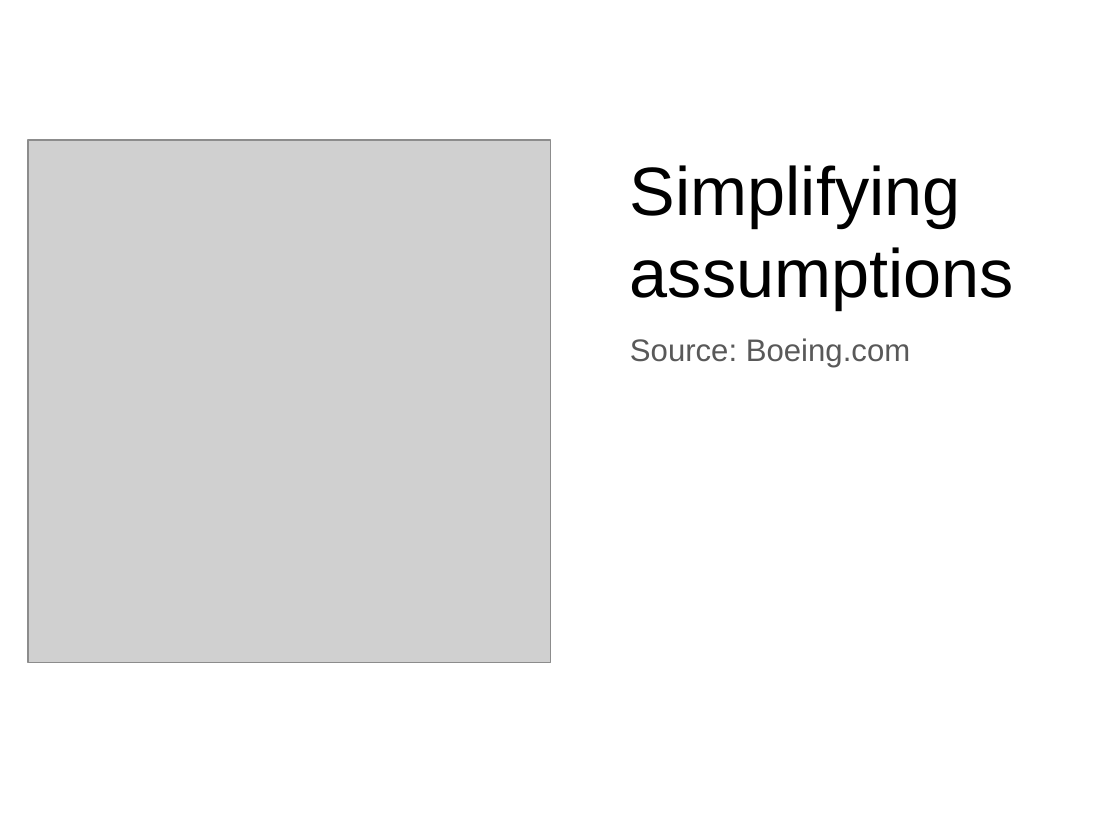
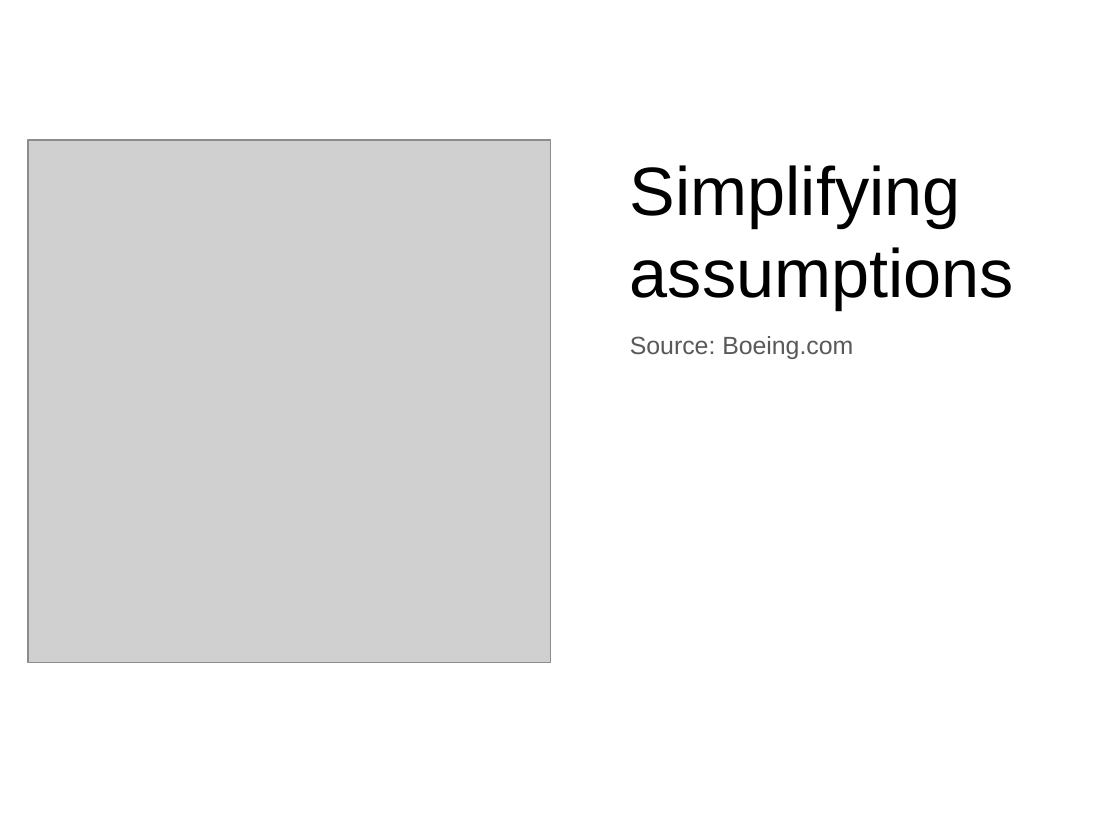
Before and after one commit to gian/defense, a slide deck: slide 10 of PhDDefense.pptx (slide 9 before the commit). Drawn at 1120x840 pixels with LibreOffice and Linux fonts; fonts in the diff are those of the drawing; grey boxes stand for pictures; background and template pictures are left out. Boxes give left, top, right and bottom in pixels: in the first picture for what was removed or moved away, otherwise in the second. Text is boxed around its words. In the diff, an @@ line names an element or a change of style, - is before the commit and + after.

```diff
--- a/PhDDefense.pptx
+++ b/PhDDefense.pptx
@@ text "Source: Boeing.com" at bbox=[630, 336, 853, 359]: size 20 to 16 pt @@
```
Also in this commit, not shown: 10 other slides changed, 10 slides added, 4 slides removed.
